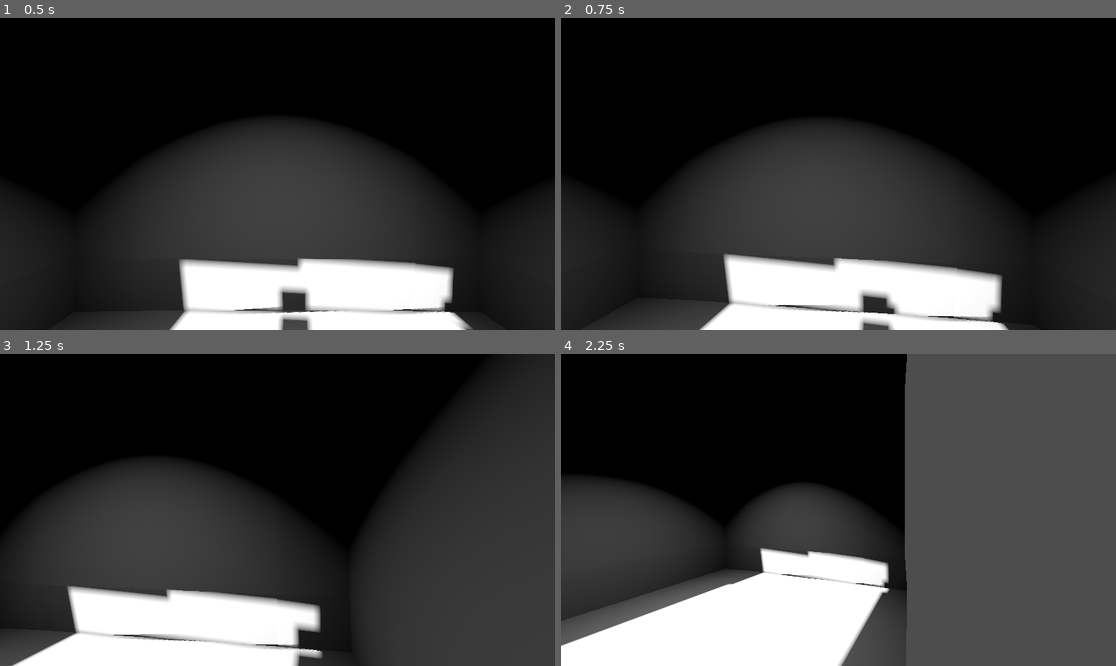
Above: before the commit, frames 1-4 (two rows, left to right).
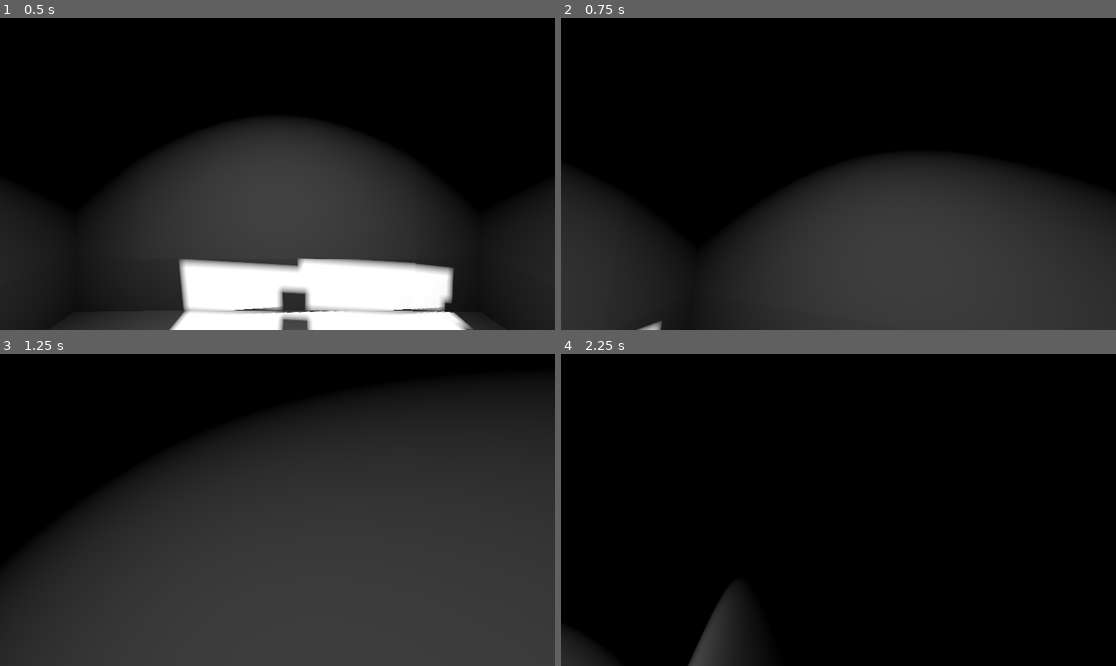
Above: after the commit, the same moments.

Repository: AnpilovAA/Lame_Jam_62_censor
Game: Godot game, scene res://main/main.tscn
Two runs of this game, one before a commit and one after it. Both use one fixed random seed, a clock stepped at 60 frames per second and the inputs below. The project has no main scene, so this scene is started directly.
Inputs (mouse positions are in pixels of both pictures, inside the frame that each line leads up to):
- Up to frame 1 (0.5 s): no input
- Up to frame 2 (0.75 s): tap Enter at 0.5 s; move the mouse to (960, 158) at 0.52 s; hold D (move_right) from 0.53 s (still down)
- Up to frame 3 (1.25 s): keep holding D (move_right)
- Up to frame 4 (2.25 s): move the mouse to (727, 525) at 1.27 s; release D (move_right) at 1.28 s; hold S (move_back) 1.28-2.03 s; move the mouse to (894, 441) at 2.02 s; hold D (move_right) from 2.03 s (still down)

Frame 1 is identical in both runs. In frame 2, 27% of the frame differs, in the area x 13-93%, y 33-100%; in frame 3, 31%; in frame 4, 70%, in the area x 0-100%, y 0-100%.

Commit message:
разобрался с камерой наконец

Diff:
--- a/censor/player/player.gd
+++ b/censor/player/player.gd
@@ -3,13 +3,16 @@
 var SPEED = 2
 var fall_acceleration = 75
 var target_velocity = Vector3()
-var mouse_motion = Vector2.ZERO
+var mouse_sensetive = 0.005
+
+#func _process(delta: float) -> void:
+	#Input.MOUSE_MODE_CAPTURED
 
 func _unhandled_input(event: InputEvent) -> void:
 	if event is InputEventMouseMotion:
-		print(event)
-		$Pivot/tipsya.rotate_y(float(event.relative.x))
-		#$Pivot.basis = Basis.looking_at(0,event.relative.x, 0)
+		# Вот тут нормальная камера по движению мыши. осталось ограничить
+		rotation.y -= event.relative.x * mouse_sensetive
+		rotation.x += -event.relative.y * mouse_sensetive
 	pass
 
 func _physics_process(delta: float) -> void:
@@ -22,9 +25,10 @@
 		direction.x += 1
 	if Input.is_action_pressed("move_left"):
 		direction.x -= 1
+
 	if direction != Vector3.ZERO:
 		direction = direction.normalized()
-		$Pivot.basis = Basis.looking_at(direction)
+		#$Pivot.basis = Basis.looking_at(direction)
 
 	target_velocity.x = direction.x * SPEED
 	target_velocity.z = direction.z * SPEED
